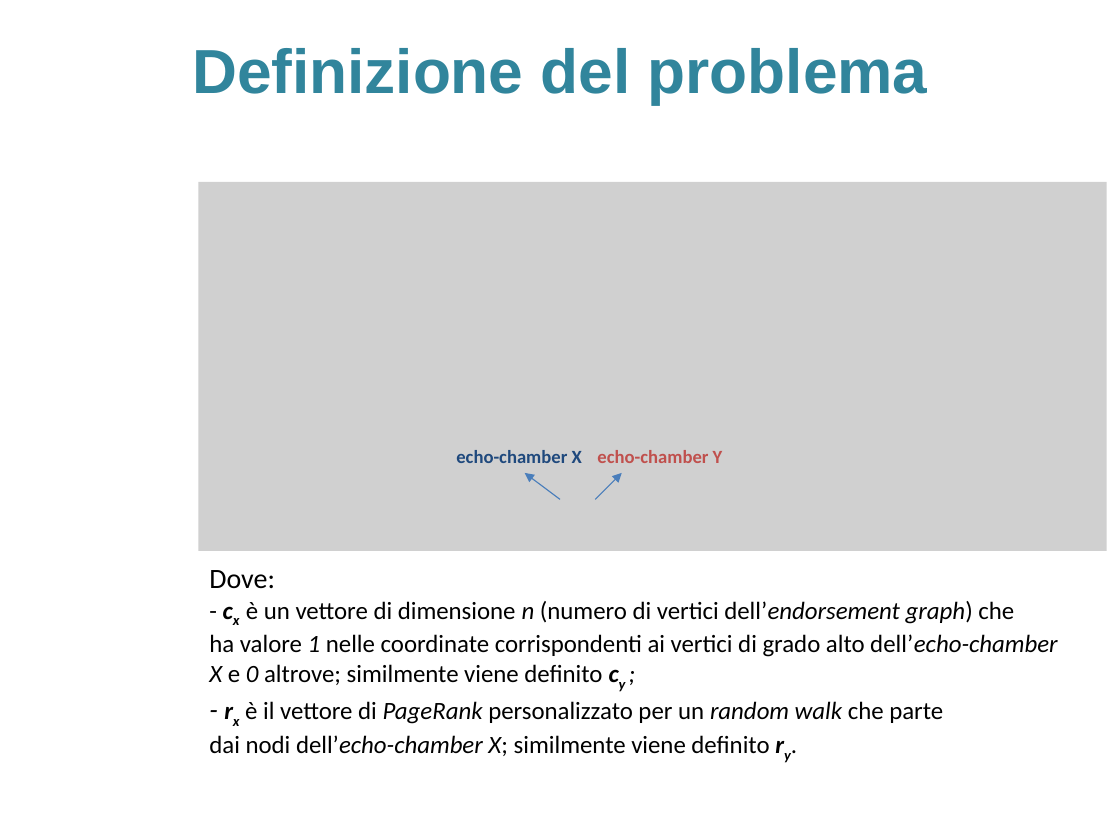
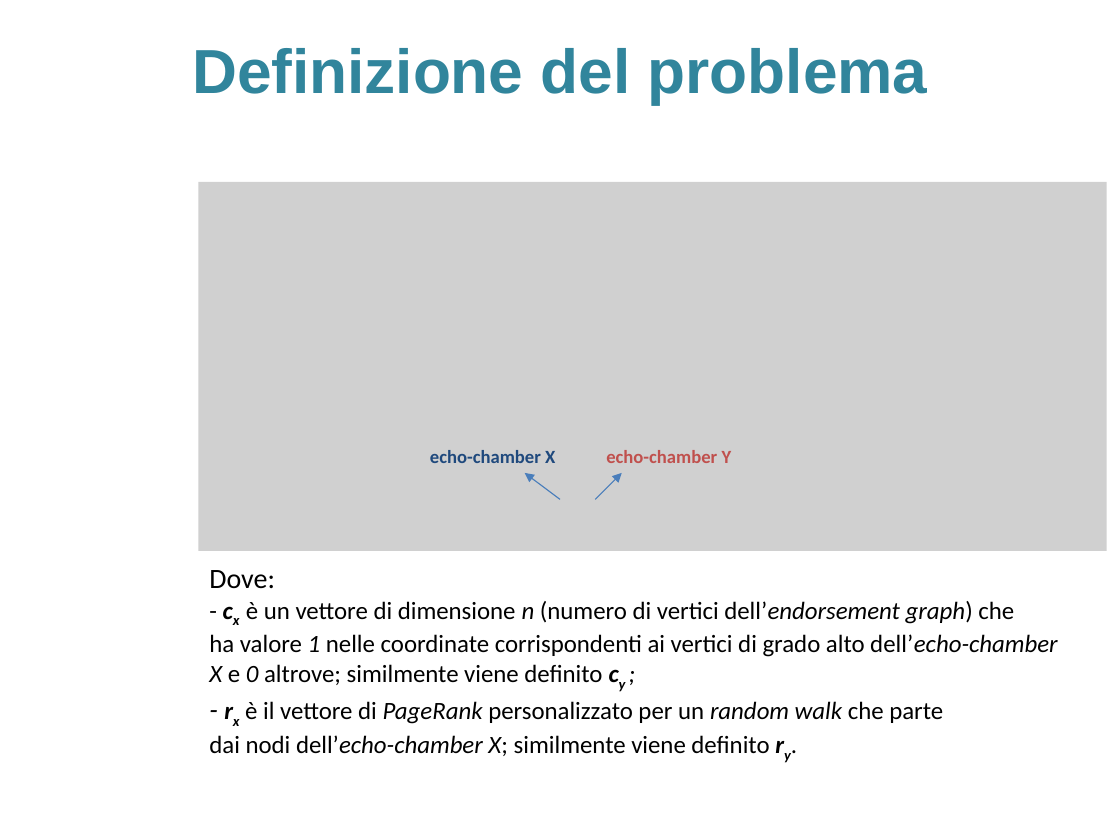
Before and after one commit to sidious1991/TesiLatex, a slide deck: slide 7 of PRESENTAZIONE_TESI/presentazione_agostini_stefano.pptx. Drawn at 1120x840 pixels with LibreOffice and Linux fonts; fonts in the diff are those of the drawing; grey boxes stand for pictures; background and template pictures are left out. Boxes give left, top, right and bottom in pixels: in the first picture for what was removed or moved away, otherwise in the second. Text is boxed around its words. In the diff, an @@ line names an element or a change of style, - is before the commit and + after.

```diff
--- a/PRESENTAZIONE_TESI/presentazione_agostini_stefano.pptx
+++ b/PRESENTAZIONE_TESI/presentazione_agostini_stefano.pptx
@@ text "echo-chamber X": place and size @@
-text "echo-chamber X" at [456,450,582,463]
+text "echo-chamber X" at [430,450,555,463]
@@ text "echo-chamber Y": place and size @@
-text "echo-chamber Y" at [597,450,723,463]
+text "echo-chamber Y" at [606,450,732,463]
```
Also in this commit, not shown: 4 other slides changed, 1 other file.
